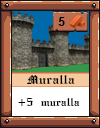
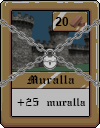
The second 100 × 128 image is a revision of the first. Changes to its layers:
added group "Filtro carta jugable" (1st of 2) with 5 layers above "Marco" over [0, 18, 100, 88]
added group "Candados" with 3 layers in group "Filtro carta jugable" over [0, 18, 100, 88]
added layer "Candado 3" in group "Candados" over [0, 18, 100, 88]
showed "Marco dorado" over [0, 0, 100, 128]
hid "Marco madera" over [0, 0, 100, 128]
renamed "+5 muralla" to "+25 muralla", painted on it over [17, 98, 86, 106]
painted on "7" over [55, 17, 69, 26]
hid "Barra papel 1" over [3, 72, 97, 87]
showed "Barra dorada 2" over [2, 71, 98, 89]
showed "Recuadro oro 2" over [52, 11, 88, 32]
hid "Recuadro madera" over [53, 11, 88, 32]
